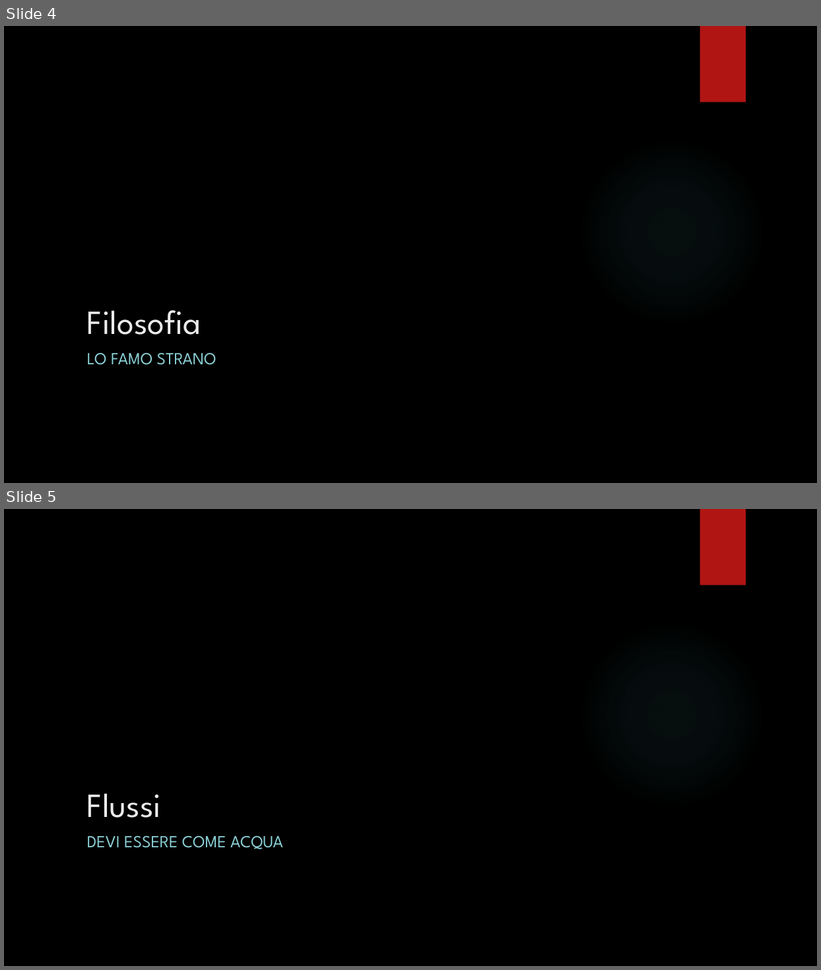
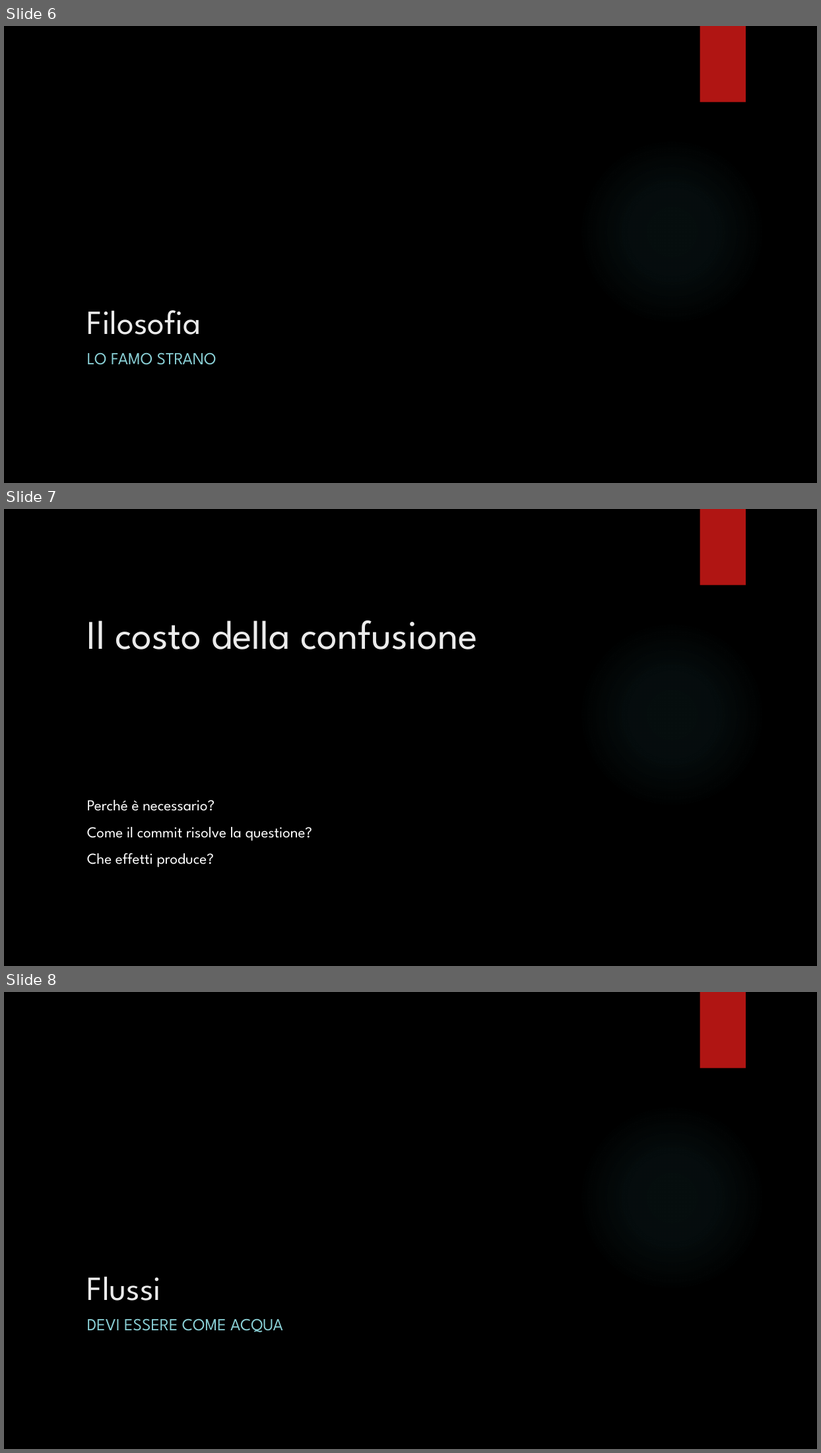
Before and after one commit to giuliocaccin/git-lo-stupido, a slide deck: Git.pptx. Shown one above the other, each under a label of ours: slides 4 and 5 before the commit, slides 6, 7 and 8 after it. The pictures are 821x970 and 821x1453 pixels, drawn with LibreOffice and Linux fonts; fonts in the diff are those of the drawing; background and template pictures are left out. Boxes give left, top, right and bottom in pixels: in the first picture for what was removed or moved away, otherwise in the second. Text is boxed around its words. In the diff, an @@ line names an element or a change of style, - is before the commit and + after.

```diff
--- a/Git.pptx
+++ b/Git.pptx
@@ slide 7 added at (4, 509, 817, 966), background picture (left out); not listed: 2 template elements that a slide beside it also shows @@
@@ title added at (87, 621, 478, 650), 48 pt, text #EBEBEB @@
+Il costo della confusione
@@ text added at (87, 800, 313, 867), 18 pt, text #FFFFFF @@
+Perché è necessario?
+Come il commit risolve la questione?
+Che effetti produce?
@@ what was slide 4 is now slide 6 @@
@@ what was slide 5 is now slide 8 @@
```
Also in this commit, not shown: 12 other slides added, 1 slide removed, 11 other files.
